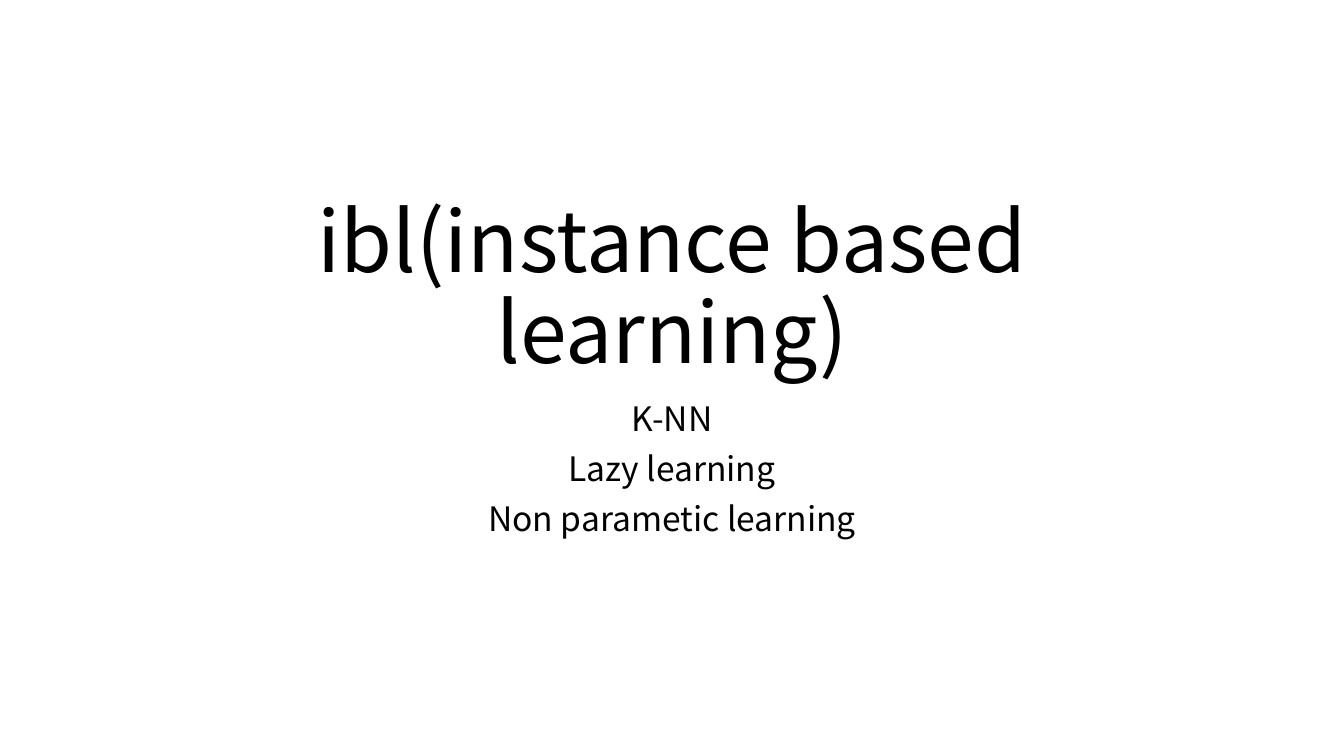
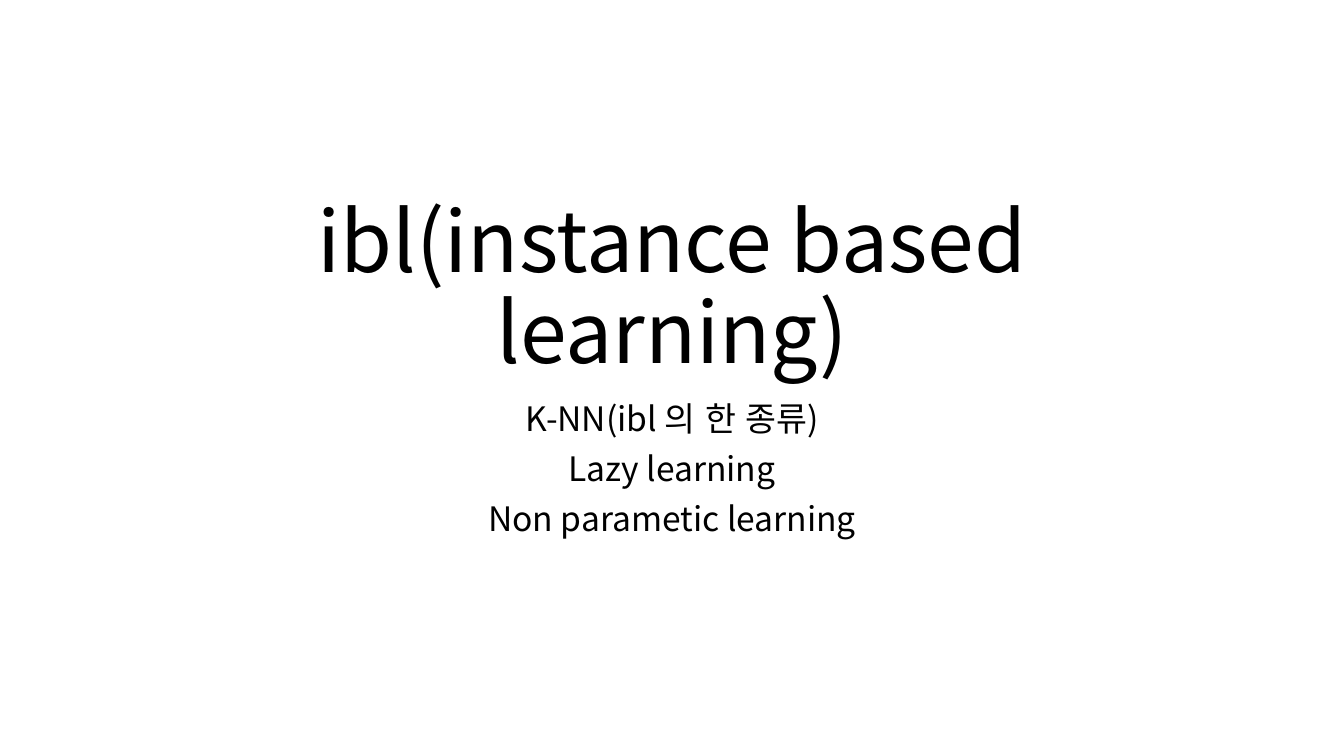
Before and after one commit to gudrb/machine_learning_class, a slide deck: slide 1 of IBL ppt.pptx. Drawn at 1344x756 pixels with LibreOffice and Linux fonts; fonts in the diff are those of the drawing. Boxes give left, top, right and bottom in pixels: in the first picture for what was removed or moved away, otherwise in the second. Text is boxed around its words. In the diff, an @@ line names an element or a change of style, - is before the commit and + after.

```diff
--- a/IBL ppt.pptx
+++ b/IBL ppt.pptx
@@ subtitle at <box>525,403,818,438</box>: text changed @@
-K-NN
+K-NN(ibl 의 한 종류)
```
Also in this commit, not shown: 4 other slides changed, 7 slides added.
